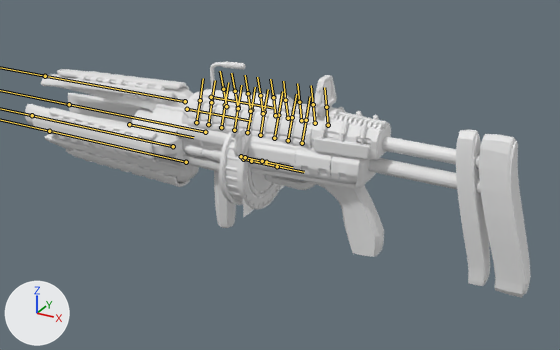
A saved change to the FBX model Assets/Core/Chrillesgrejer/Static Meshes/Guns/PlasmaRifle/dontuseme.fbx.
Before and after are seen from a 50 mm camera at (3.05, -3.33, 1.49) aimed at (1.2, 0.03, -0.19). Lighting does not change. The marker at lower left points along +X, +Y and +Z. The bones that bend it are drawn over the model as lines.

In view in the first picture: 'aim'.
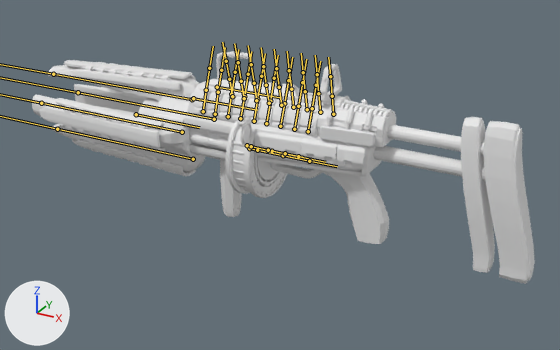
Commit message: Idle Animation Update

The newer file adds an action. The first version stands in its rest pose; the second is drawn at frame 59 of the action 'Armature.007|Idle'.

What the commit changed:
Bone 'root' (bone_root) moves from (0.0, 0.0, 0.0) to (0.09, 0.0, -0.43).
Bone 'muzzle' (bone_muzzle) turns from (0, 0, 0) to (0, -180, 0) degrees about its own x, y and z.
Bone 'Magazine' (bone_magazine) turns from (0, 0, 0) to (0, 20, 0) degrees about its own x, y and z.

What differs and where, as boxes (x1, y1, x2, y2) in the pictures (560 x 350 px):
'aim', posed
    before: (25, 61, 531, 298)
    after: (32, 51, 535, 284)
bone 'root', root to tip
    before: (243, 159) to (289, 169)
    after: (249, 148) to (295, 158)
bone 'muzzle', root to tip
    before: (129, 124) to (193, 137)
    after: (136, 114) to (199, 127)
bone 'Magazine', root to tip
    before: (245, 157) to (262, 161)
    after: (251, 146) to (268, 150)
